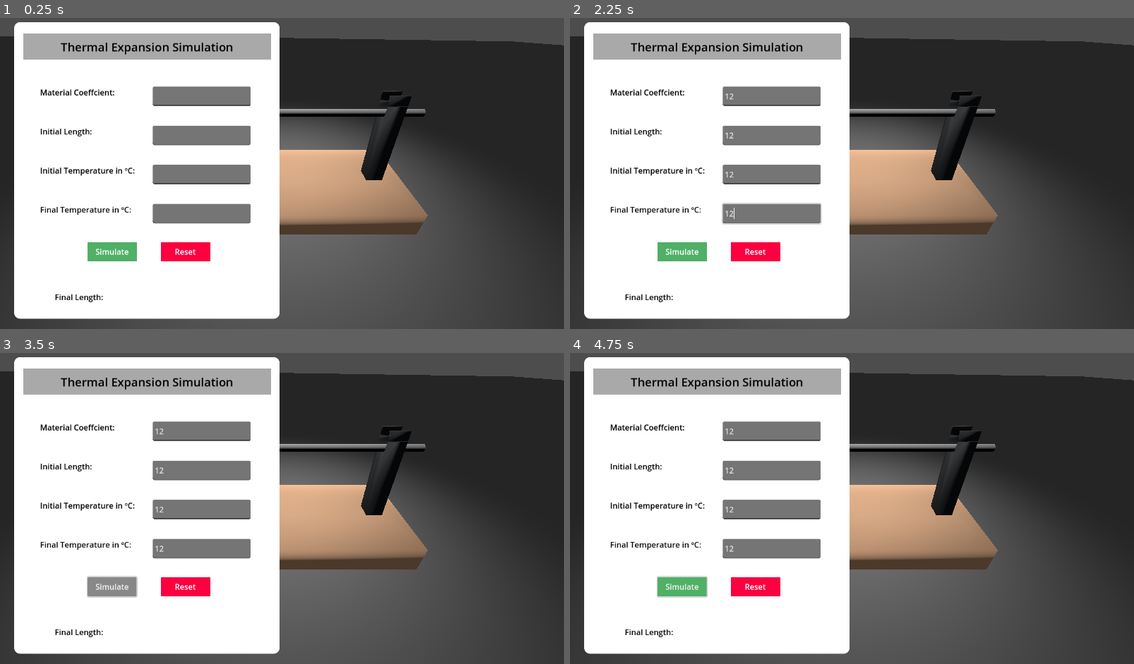
Above: before the commit, frames 1-4 (two rows, left to right).
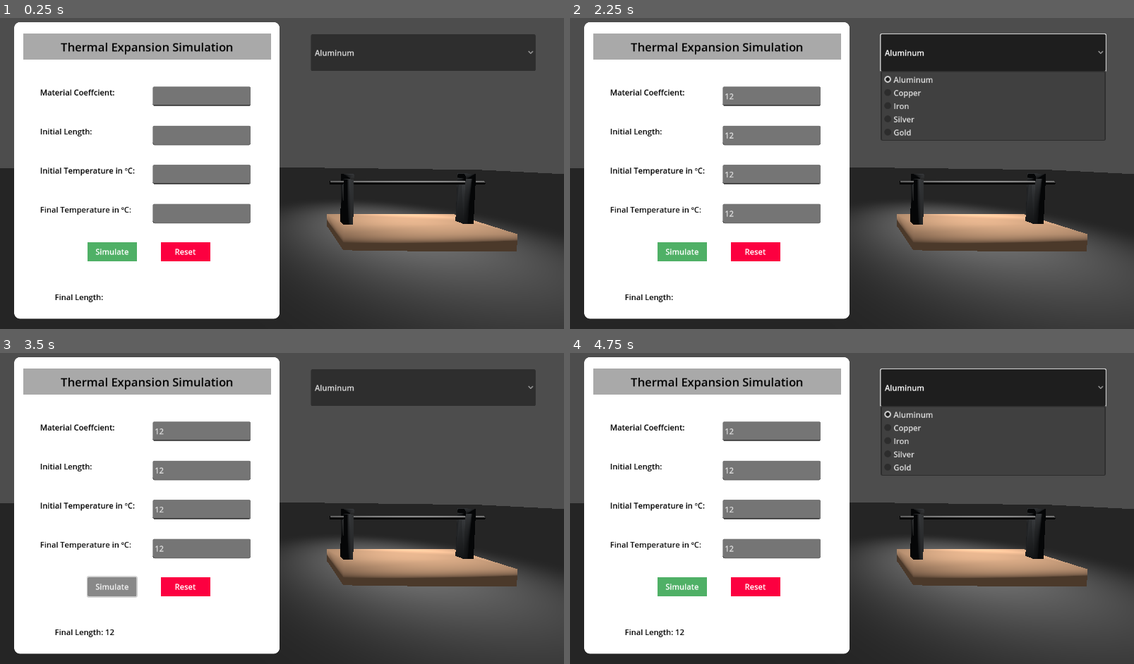
Above: after the commit, the same moments.

Repository: rohb22/thermal-expansion-simulator
Game: Godot game, scene res://node_3d.tscn
The game is run twice, just before and just after one commit, with the same random seed, the same clock (stepped at 60 frames per second) and the same inputs.
Inputs (mouse positions are in pixels of both pictures, inside the frame that each line leads up to):
- Up to frame 1 (0.25 s): no input
- Up to frame 2 (2.25 s): click (773, 173) at 0.52 s; type "12" at 0.6 s; click (773, 136) at 0.75 s; type "12" at 0.83 s; click (773, 95) at 0.98 s; type "12" at 1.07 s; click (773, 213) at 1.27 s; type "12" at 1.35 s; click (993, 52) at 2 s, where only the run after the commit has a clickable "Aluminum"
- Up to frame 3 (3.5 s): click "Simulate" at 2.75 s
- Up to frame 4 (4.75 s): click "Simulate" at 3.5 s; click (993, 387) at 4.25 s, where only the run after the commit has a clickable "Aluminum"

The runs differ from the first frame. In frame 1, 32% of the frame differs, in the area x 0-100%, y 5-100%; in frame 2, 31%; in frame 3, 32%; in frame 4, 31%.
Error before the commit: Attempt to call function 'add_item' in base 'null instance' on a null instance. (res://node_3d.gd:39)

Commit message:
restart scene

Diff:
--- a/godot/main.tscn
+++ /dev/null
@@ -1,9 +0,0 @@
-[gd_scene format=3 uid="uid://3luimcovolmy"]
-
-[node name="Control" type="Control"]
-layout_mode = 3
-anchors_preset = 15
-anchor_right = 1.0
-anchor_bottom = 1.0
-grow_horizontal = 2
-grow_vertical = 2
--- a/godot/node_3d.tscn
+++ b/godot/node_3d.tscn
@@ -23,9 +23,6 @@
 
 [sub_resource type="StyleBoxFlat" id="StyleBoxFlat_ax8pj"]
 bg_color = Color(0.662452, 0.662452, 0.662452, 1)
-
-[sub_resource type="LabelSettings" id="LabelSettings_porra"]
-outline_size = 6
 
 [sub_resource type="StyleBoxFlat" id="StyleBoxFlat_rnaqo"]
 bg_color = Color(0.310109, 0.690422, 0.402237, 1)
@@ -56,7 +53,7 @@
 surface_material_override/0 = SubResource("StandardMaterial3D_2jw7d")
 
 [node name="Camera3D" type="Camera3D" parent="."]
-transform = Transform3D(1, 0, 0, 0, 0.815572, 0.578655, 0, -0.578655, 0.815572, -0.489934, 2.41961, 3.24788)
+transform = Transform3D(1, 0, 0, 0, 0.998629, 0.0523359, 0, -0.0523359, 0.998629, -3.88, 2.065, 5.945)
 environment = SubResource("Environment_oclfo")
 current = true
 
@@ -96,6 +93,7 @@
 "
 
 [node name="initial_temp" type="LineEdit" parent="CanvasLayer/Panel"]
+layout_mode = 0
 offset_left = 283.0
 offset_top = 292.0
 offset_right = 483.0
@@ -110,6 +108,7 @@
 text = "Initial Temperature in ºC:"
 
 [node name="initial_length" type="LineEdit" parent="CanvasLayer/Panel"]
+layout_mode = 0
 offset_left = 283.0
 offset_top = 212.0
 offset_right = 483.0
@@ -124,6 +123,7 @@
 text = "Initial Length:"
 
 [node name="coefficient" type="LineEdit" parent="CanvasLayer/Panel"]
+layout_mode = 0
 offset_left = 283.0
 offset_top = 132.0
 offset_right = 483.0
@@ -138,6 +138,7 @@
 text = "Material Coeffcient:"
 
 [node name="final_temp" type="LineEdit" parent="CanvasLayer/Panel"]
+layout_mode = 0
 offset_left = 283.0
 offset_top = 372.0
 offset_right = 483.0
@@ -151,7 +152,8 @@
 theme_override_colors/font_color = Color(0, 0, 0, 1)
 text = "Final Temperature in ºC:"
 
-[node name="outputLabel" type="Label" parent="CanvasLayer/Panel"]
+[node name="output" type="Label" parent="CanvasLayer/Panel"]
+layout_mode = 0
 offset_left = 83.0
 offset_top = 551.0
 offset_right = 283.0
@@ -159,15 +161,8 @@
 theme_override_colors/font_color = Color(0, 0, 0, 1)
 text = "Final Length: "
 
-[node name="output" type="Label" parent="CanvasLayer/Panel"]
-offset_left = 287.0
-offset_top = 542.0
-offset_right = 490.0
-offset_bottom = 593.0
-theme_override_colors/font_color = Color(0, 0, 0, 1)
-label_settings = SubResource("LabelSettings_porra")
-
 [node name="simulate" type="Button" parent="CanvasLayer/Panel"]
+layout_mode = 0
 offset_left = 150.0
 offset_top = 450.0
 offset_right = 250.0
@@ -177,6 +172,7 @@
 text = "Simulate"
 
 [node name="reset" type="Button" parent="CanvasLayer/Panel"]
+layout_mode = 0
 offset_left = 300.0
 offset_top = 450.0
 offset_right = 400.0
@@ -184,3 +180,9 @@
 theme_override_colors/font_color = Color(1, 1, 1, 1)
 theme_override_styles/normal = SubResource("StyleBoxFlat_hadwc")
 text = "Reset"
+
+[node name="coefficient_dropdown" type="OptionButton" parent="CanvasLayer"]
+offset_left = 635.0
+offset_top = 45.0
+offset_right = 1094.0
+offset_bottom = 120.0
Not shown: 1 places in godot/node_3d.tscn that only renumber resources
